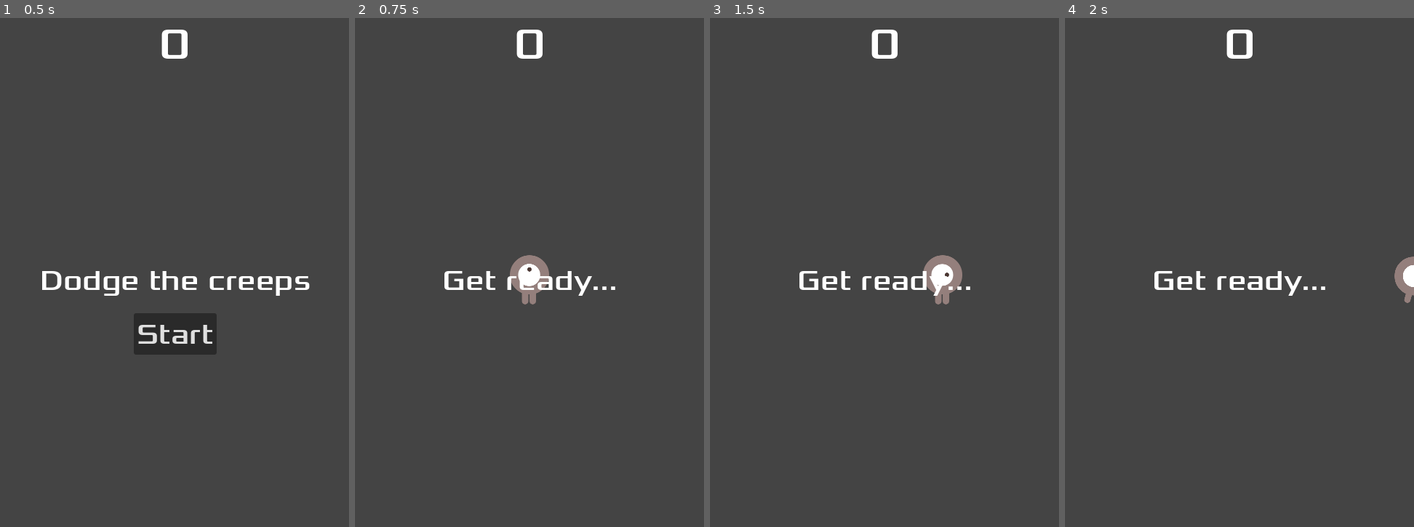
Above: before the commit, frames 1-4 (left to right).
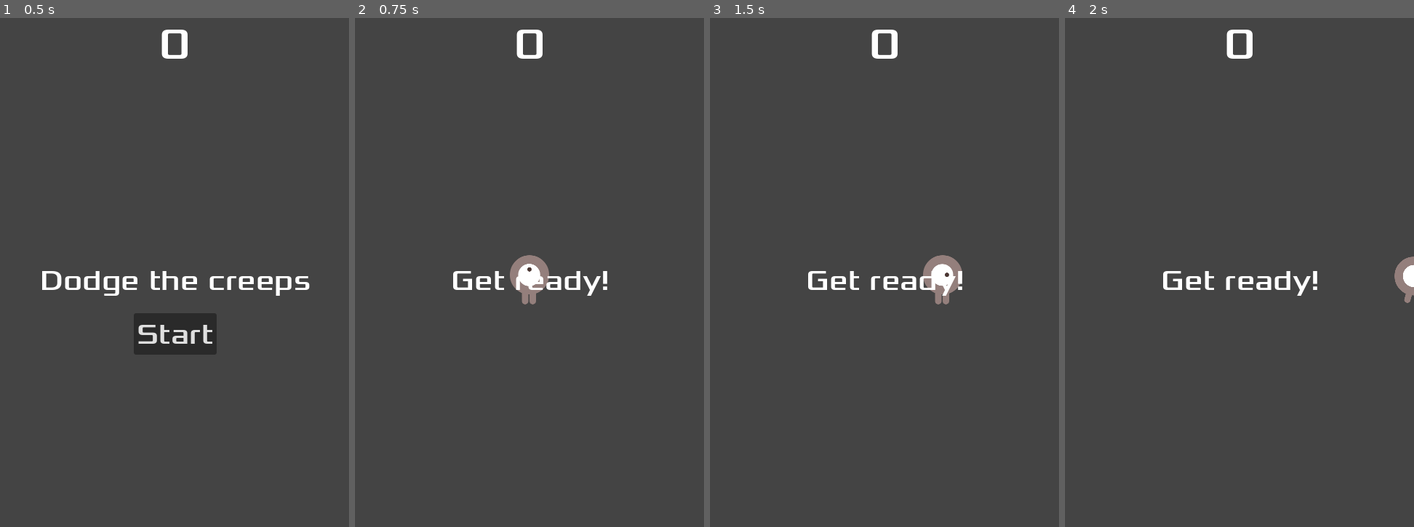
Above: after the commit, the same moments.

Repository: SebW3/godot_git_test_2
Game: Godot game, scene res://main.tscn
Same seed, same stepped clock (60 frames per second), same inputs: the game is played once before the commit and once after it.
Inputs:
- Up to frame 1 (0.5 s): no input
- Up to frame 2 (0.75 s): click "Start" at 0.5 s
- Up to frame 3 (1.5 s): tap Enter at 1.25 s; hold D (move_right) from 1.28 s (still down)
- Up to frame 4 (2 s): keep holding D (move_right)

Frame 1 is identical in both runs. In frame 2, 0.8% of the frame differs, in the area x 25-75%, y 49-55%; in frame 3, 0.8%; in frame 4, 0.9%.

Commit message:
Changed texts

Diff:
--- a/hud.gd
+++ b/hud.gd
@@ -13,7 +13,7 @@
 func show_game_over():
 	show_message("Game Over")
 	await $MessageTimer.timeout
-	$MessageLabel.text = "Dodge the creeps!"
+	$MessageLabel.text = "Dodge the creeps!!!"
 	$MessageLabel.show()
 	await get_tree().create_timer(1.0).timeout  # to samo co time.sleep(x) w Python
 	$Button.show()
--- a/main.gd
+++ b/main.gd
@@ -15,7 +15,7 @@
 	$Player.start($StartPosition.position)
 
 	$StartTimer.start()
-	$HUD.show_message("Get ready...")
+	$HUD.show_message("Get ready!")
 	await $StartTimer.timeout  # czeka na sygnał
 	$ScoreTimer.start()
 	$MobTimer.start()
